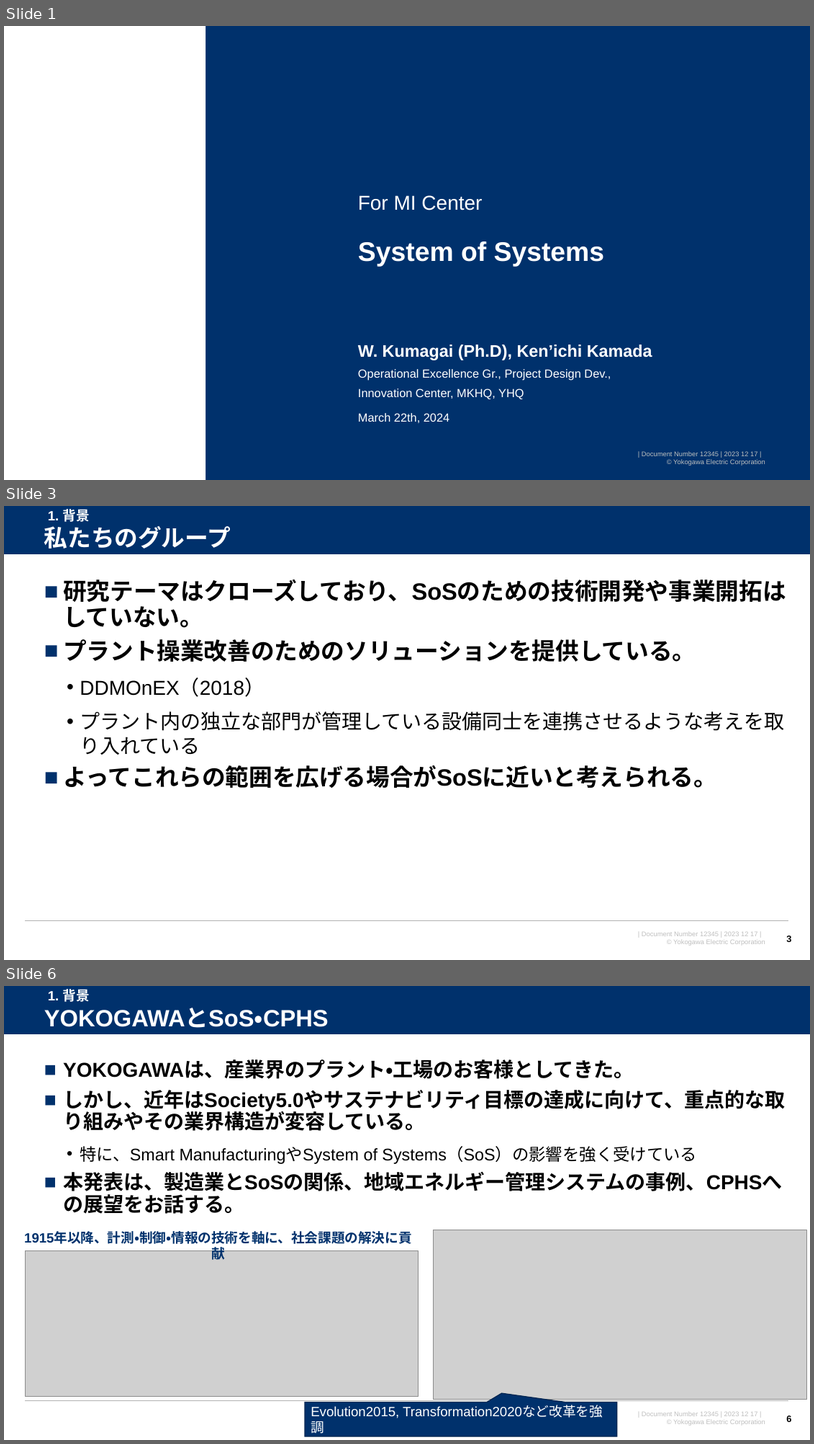
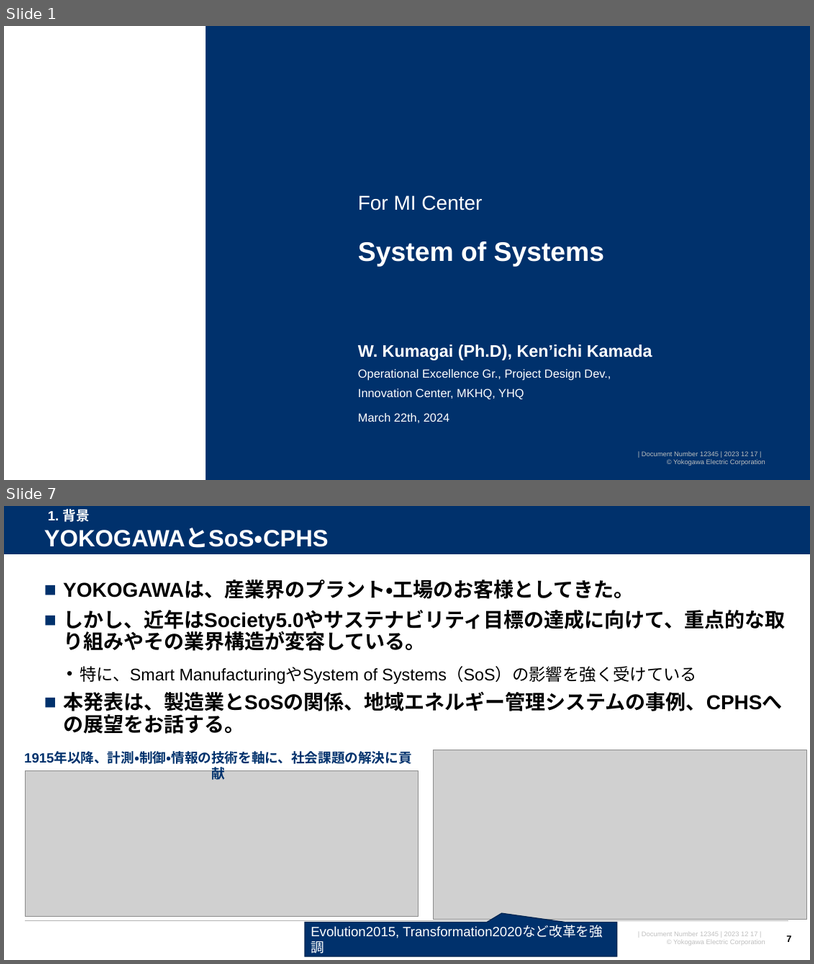
Before and after one commit to watarukumagai-git/opt, a slide deck: SoS/240322_SoS_kumagai.pptx. Shown one above the other, each under a label of ours: slides 1, 3 and 6 before the commit, slides 1 and 7 after it; the slides between them are not shown. The pictures are 814x1444 and 814x964 pixels, drawn with LibreOffice and Linux fonts; fonts in the diff are those of the drawing; grey boxes stand for pictures; background and template pictures are left out. Boxes give left, top, right and bottom in pixels: in the first picture for what was removed or moved away, otherwise in the second. Text is boxed around its words. In the diff, an @@ line names an element or a change of style, - is before the commit and + after.

```diff
--- a/SoS/240322_SoS_kumagai.pptx
+++ b/SoS/240322_SoS_kumagai.pptx
@@ slide 3 removed at <box>4,506,810,960</box>, background #FFFFFF; not listed: 4 template elements that a slide beside it also shows @@
@@ text removed at <box>44,526,231,548</box> @@
-私たちのグループ
@@ text removed at <box>48,509,90,522</box> @@
-1. 背景
@@ text removed at <box>63,579,787,788</box> @@
-■ 研究テーマはクローズしており、SoSのための技術開発や事業開拓はしていない。
-■ プラント操業改善のためのソリューションを提供している。
-  • DDMOnEX（2018）
-  • プラント内の独立な部門が管理している設備同士を連携させるような考えを取り入れている
-■ よってこれらの範囲を広げる場合がSoSに近いと考えられる。
@@ page number removed at <box>787,935,792,942</box> @@
-3
@@ what was slide 6 is now slide 7 @@
@@ page number at <box>787,935,792,942</box>: text changed @@
-6
+7
```
Also in this commit, not shown: 5 slides changed, 4 slides added, 1 other slide removed, 1 other file.
